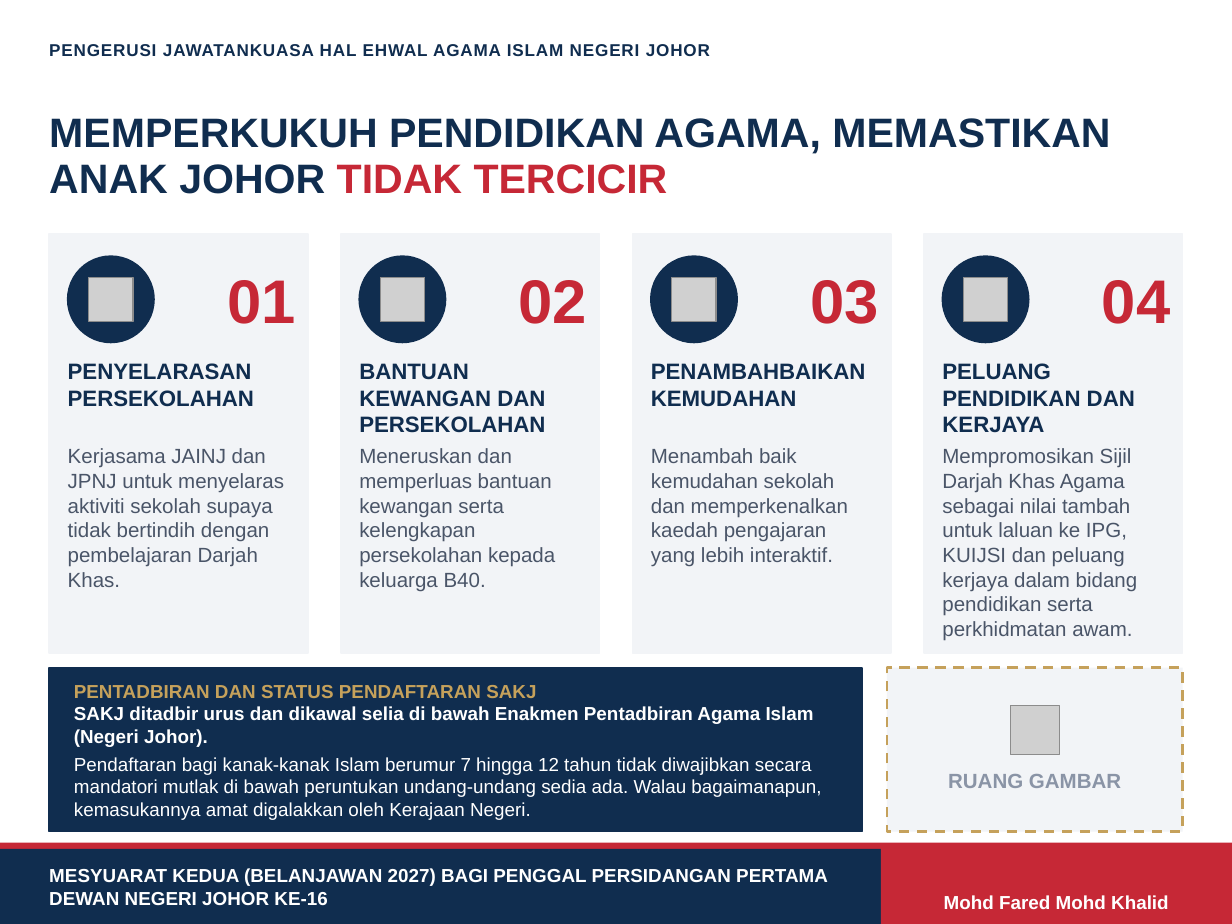
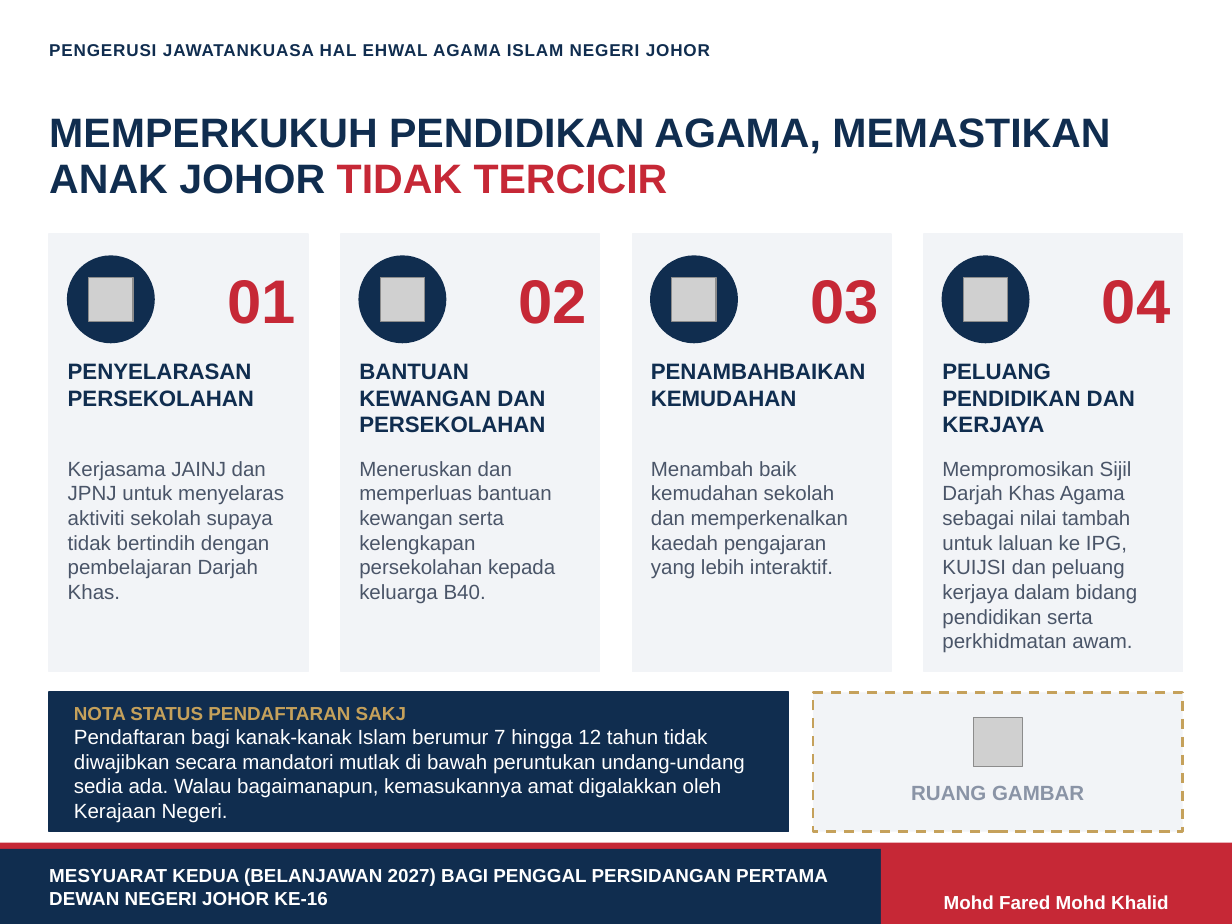
Before and after one commit to nawaljoe/Nawal, a slide deck: slide 5 of infografik-pendidikan-agama/Infografik_Pendidikan_Agama_Johor_DUN.pptx. Drawn at 1232x924 pixels with LibreOffice and Linux fonts; fonts in the diff are those of the drawing; grey boxes stand for pictures; background and template pictures are left out. Boxes give left, top, right and bottom in pixels: in the first picture for what was removed or moved away, otherwise in the second. Text is boxed around its words. In the diff, an @@ line names an element or a change of style, - is before the commit and + after.

```diff
--- a/infografik-pendidikan-agama/Infografik_Pendidikan_Agama_Johor_DUN.pptx
+++ b/infografik-pendidikan-agama/Infografik_Pendidikan_Agama_Johor_DUN.pptx
@@ rectangle: place and size @@
-rectangle at [49,234,308,653]
+rectangle at [49,234,308,671]
@@ rectangle: place and size @@
-rectangle at [341,234,600,653]
+rectangle at [341,234,600,671]
@@ rectangle: place and size @@
-rectangle at [632,234,891,653]
+rectangle at [632,234,891,671]
@@ rectangle: place and size @@
-rectangle at [924,234,1183,653]
+rectangle at [924,234,1183,671]
@@ text "Kerjasama JAINJ dan JPNJ untuk ...": place and size @@
-text "Kerjasama JAINJ dan JPNJ untuk ..." at [68,448,284,587]
+text "Kerjasama JAINJ dan JPNJ untuk ..." at [68,461,284,599]
@@ text "Meneruskan dan memperluas bantuan kewangan ...": place and size @@
-text "Meneruskan dan memperluas bantuan kewangan ..." at [359,448,555,592]
+text "Meneruskan dan memperluas bantuan kewangan ..." at [359,461,555,604]
@@ text "Menambah baik kemudahan sekolah dan ...": place and size @@
-text "Menambah baik kemudahan sekolah dan ..." at [651,448,848,567]
+text "Menambah baik kemudahan sekolah dan ..." at [651,461,848,579]
@@ text "Mempromosikan Sijil Darjah Khas Agama ...": place and size @@
-text "Mempromosikan Sijil Darjah Khas Agama ..." at [942,448,1138,641]
+text "Mempromosikan Sijil Darjah Khas Agama ..." at [942,461,1138,653]
@@ rectangle: place and size @@
-rectangle at [49,668,862,832]
+rectangle at [49,692,788,832]
@@ text at [74,707,406,720]: text changed; text colour #FFFFFF to #C5A15B @@
-PENTADBIRAN DAN STATUS PENDAFTARAN SAKJ
-SAKJ ditadbir urus dan dikawal selia di bawah Enakmen Pentadbiran Agama Islam (Negeri Johor).
+NOTA STATUS PENDAFTARAN SAKJ
@@ text "NOTA STATUS PENDAFTARAN SAKJ": place and size @@
-text "NOTA STATUS PENDAFTARAN SAKJ" at [74,685,821,820]
+text "NOTA STATUS PENDAFTARAN SAKJ" at [74,707,745,823]
@@ rectangle: place and size @@
-rectangle at [887,668,1183,832]
+rectangle at [813,692,1183,832]
@@ picture: place and size @@
-picture at [1010,705,1060,754]
+picture at [973,718,1023,768]
@@ text at [74,729,745,823]: size 11 to 12 pt in "Pendaftaran bagi kanak-kanak Islam berumur 7 hingga ..." @@
@@ text "RUANG GAMBAR": place and size @@
-text "RUANG GAMBAR" at [948,774,1121,788]
+text "RUANG GAMBAR" at [911,786,1084,800]
```
Also in this commit, not shown: 1 other file.
